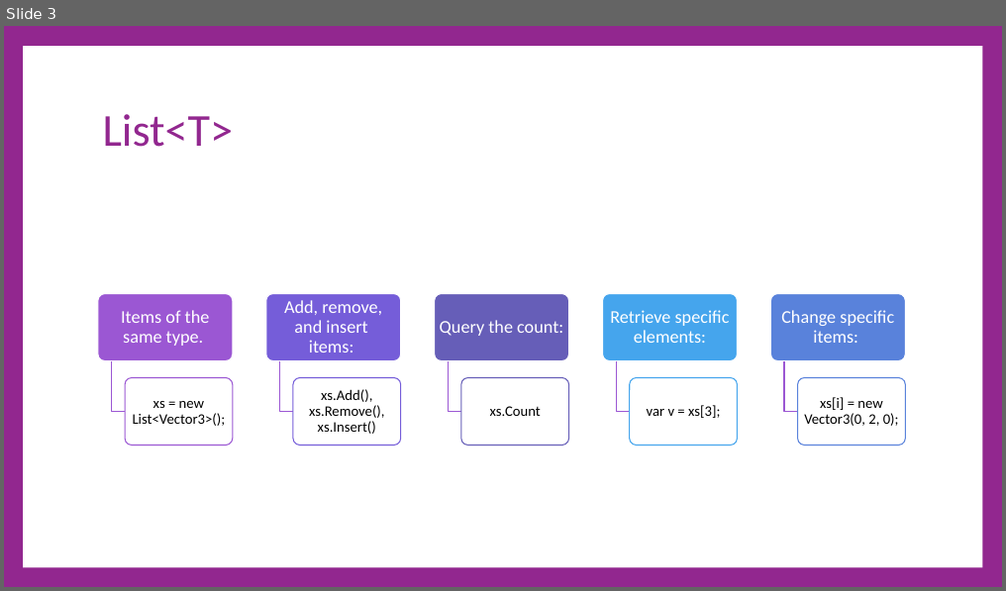
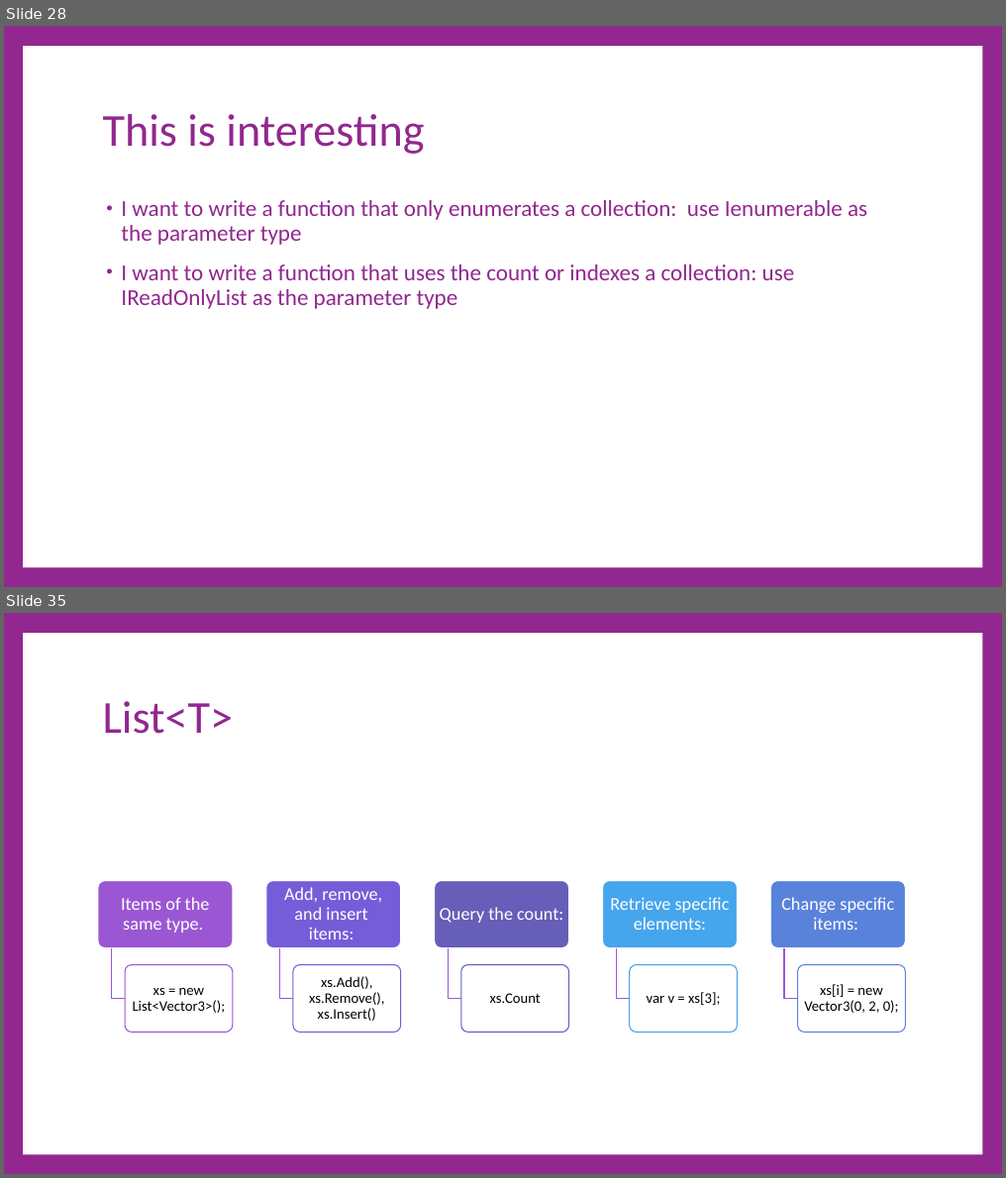
Before and after one commit to cdiggins/cs321, a slide deck: class-notes/cs321-winter-2023-lecture-5-collections.pptx. Shown one above the other, each under a label of ours: slide 3 before the commit, slides 28 and 35 after it; the slides between them are not shown. The pictures are 1006x591 and 1006x1178 pixels, drawn with LibreOffice and Linux fonts; fonts in the diff are those of the drawing. Boxes give left, top, right and bottom in pixels: in the first picture for what was removed or moved away, otherwise in the second. Text is boxed around its words. In the diff, an @@ line names an element or a change of style, - is before the commit and + after.

```diff
--- a/class-notes/cs321-winter-2023-lecture-5-collections.pptx
+++ b/class-notes/cs321-winter-2023-lecture-5-collections.pptx
@@ slide 28 added at [4,26,1002,587], background #92278F; not listed: 1 template element that a slide beside it also shows @@
@@ title added at [103,114,424,154], 66 pt, text #92278F @@
+This is interesting
@@ text added at [121,200,867,309], 33 pt, text #92278F @@
+• I want to write a function that only enumerates a collection: use Ienumerable as the parameter type
+• I want to write a function that uses the count or indexes a collection: use IReadOnlyList as the parameter type
@@ what was slide 3 is now slide 35 @@
```
Also in this commit, not shown: 31 other slides added, 7 other files.
